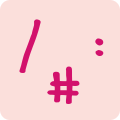
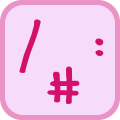
Layers edited between the first and the second 120 x 120 image:
added layer "New Layer#1" above "New Layer copy#1" over [0, 0, 120, 120]
added layer "New Layer copy#1" above "New Layer copy" over [2, 2, 118, 118]
hid "New Layer" over [0, 0, 120, 120]
